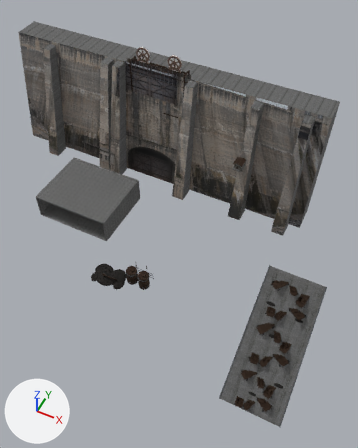
Before and after pictures for a commit that changed the glTF model public/assets/models/wasteland/scablands/dam.glb.
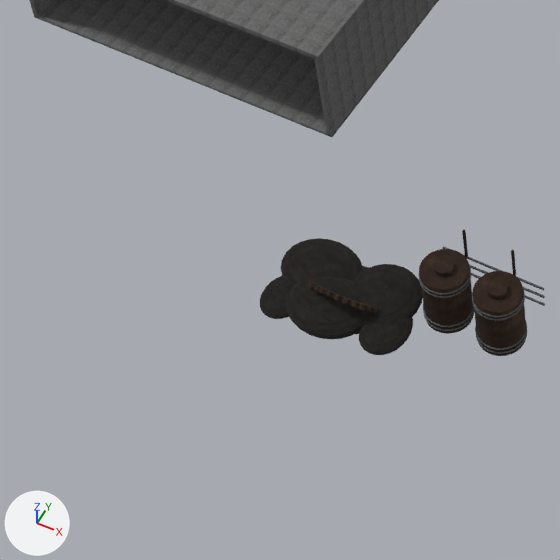
The first picture shows the older version from a 50 mm camera at (92.8, -103.9, 169.4) aimed at (32.6, 16.4, 19.0). The close-ups show the older and then the newer version on the part from 9% to 44% of the width and 47% to 75% of the height of that picture. Only the edits that show in the close-ups are written down. Arrows for +X, +Y and +Z are at lower left; the lights stay in place. Where no turn or scale is listed for an object, it has been applied to the vertices.

The first close-up shows 'dam-boiler-1', 'dam-filling-shed-roof', 'dam-filling-shed-side-1', 'dam-old-gear-wet-silt-lobe-0', 'dam-old-gear-wet-silt-lobe-1', 'dam-old-gear-wet-silt-lobe-2', 'dam-old-gear-wet-silt-lobe-3', 'dam-old-gear-wet-silt-lobe-4', 'dam:boilers', 'dam:filling-shed' and 17 more.
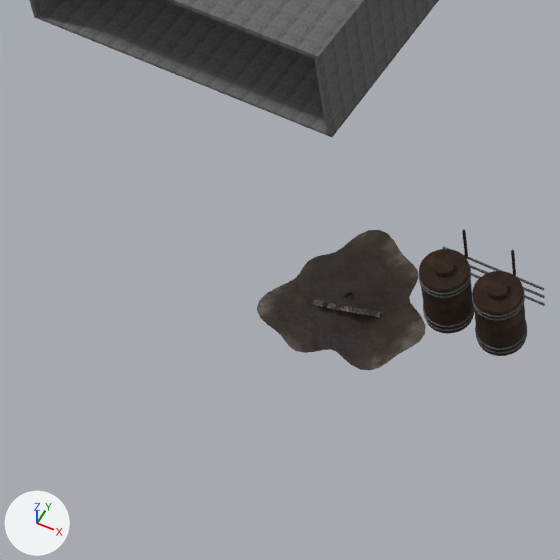
Patch to the scene script:
```diff
--- a/public/assets/models/wasteland/scablands/dam.glb.py
+++ b/public/assets/models/wasteland/scablands/dam.glb.py
@@ img_dam_wet_silt_round2 @@
+img_dam_wet_silt_round2 = load_image('dam-wet-silt-round2', '_unpacked/dam-wet-silt-round2', 256, 171, 'sRGB')
@@ mat_dam___dark_wet_gear_silt_photograph @@
+mat_dam___dark_wet_gear_silt_photograph = principled_material('Dam / dark wet gear silt photograph')
+mat_dam___dark_wet_gear_silt_photograph.texture = img_dam_wet_silt_round2  # with its transparency
+mat_dam___dark_wet_gear_silt_photograph.roughness = 0.98
@@ me_dam_old_gear_silt_heap_mesh @@
+me_dam_old_gear_silt_heap_mesh.from_pydata(...)  # 1009 vertices, 1960 faces; spans x 5.4..21.0, y -14.8..0.4, z 0.0..1.2
+me_dam_old_gear_silt_heap_mesh.materials.append(mat_dam___dark_wet_gear_silt_photograph)  # picture img_dam_wet_silt_round2
@@ ob_dam_old_gear_wet_silt_lobe_0 @@
-ob_dam_old_gear_wet_silt_lobe_0 = bpy.data.objects.new('dam-old-gear-wet-silt-lobe-0', me_sphere_012)
-ob_dam_old_gear_wet_silt_lobe_0.location = (9.0, -6.4, 0.8)
@@ ob_dam_old_gear_wet_silt_lobe_1 @@
-ob_dam_old_gear_wet_silt_lobe_1 = bpy.data.objects.new('dam-old-gear-wet-silt-lobe-1', me_sphere_013)
-ob_dam_old_gear_wet_silt_lobe_1.location = (11.9, -9.8, 0.9)
@@ ob_dam_old_gear_wet_silt_lobe_2 @@
-ob_dam_old_gear_wet_silt_lobe_2 = bpy.data.objects.new('dam-old-gear-wet-silt-lobe-2', me_sphere_014)
-ob_dam_old_gear_wet_silt_lobe_2.location = (15.8, -6.6, 0.8)
@@ ob_dam_old_gear_wet_silt_lobe_3 @@
-ob_dam_old_gear_wet_silt_lobe_3 = bpy.data.objects.new('dam-old-gear-wet-silt-lobe-3', me_sphere_015)
-ob_dam_old_gear_wet_silt_lobe_3.location = (17.8, -9.5, 0.6)
@@ ob_dam_old_gear_wet_silt_lobe_4 @@
-ob_dam_old_gear_wet_silt_lobe_4 = bpy.data.objects.new('dam-old-gear-wet-silt-lobe-4', me_sphere_016)
-ob_dam_old_gear_wet_silt_lobe_4.location = (7.5, -10.5, 0.6)
@@ ob_dam_old_gear_silt_heap @@
+ob_dam_old_gear_silt_heap = bpy.data.objects.new('dam-old-gear-silt-heap', me_dam_old_gear_silt_heap_mesh)
+ob_dam_old_gear_silt_heap.location = (0.0, 0.0, 0.0)
```

Boxes [x1, y1, x2, y2] around the edits, measured in the close-ups (560 x 560 px):
'dam-old-gear-silt-heap', added: after [257, 230, 426, 370]
'dam-old-gear-wet-silt-lobe-1', deleted: before [286, 277, 364, 339]
'dam-old-gear-wet-silt-lobe-2', deleted: before [353, 264, 422, 325]
'dam-old-gear-wet-silt-lobe-0', deleted: before [281, 238, 362, 286]
'dam-old-gear-wet-silt-lobe-3', deleted: before [359, 318, 413, 355]
'dam-old-gear-wet-silt-lobe-4', deleted: before [260, 276, 294, 319]
